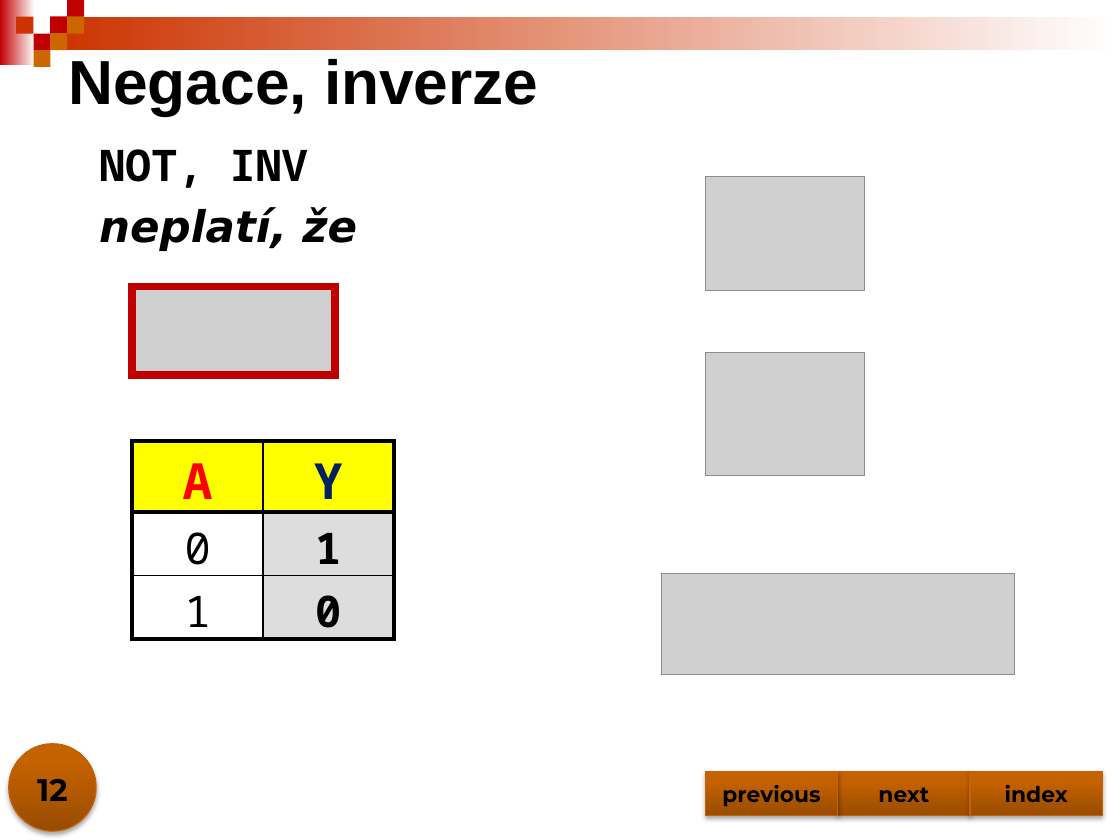
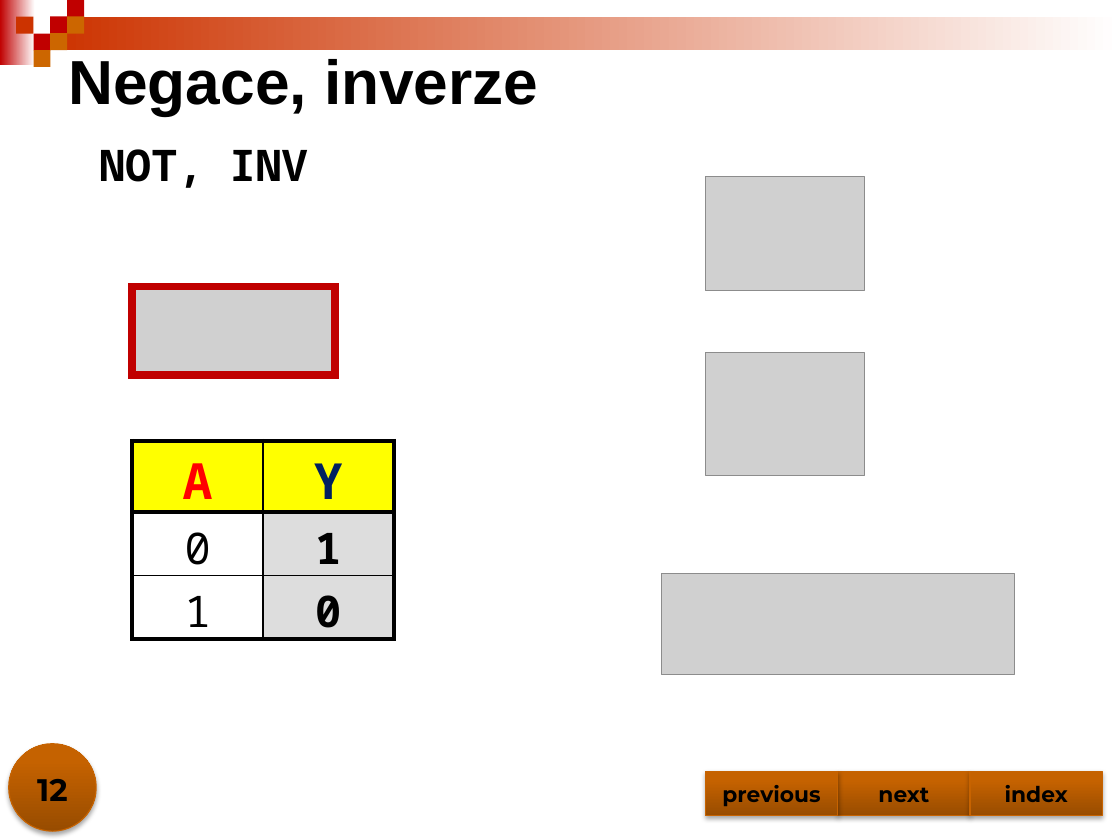
Before and after one commit to jjasik/spse, a slide deck: slide 12 of tridy/progres/files/2026-2027/dig/logicke_funkce.pptx. Drawn at 1120x840 pixels with LibreOffice and Linux fonts; fonts in the diff are those of the drawing; grey boxes stand for pictures. Boxes give left, top, right and bottom in pixels: in the first picture for what was removed or moved away, otherwise in the second. Text is boxed around its words. In the diff, an @@ line names an element or a change of style, - is before the commit and + after.

```diff
--- a/tridy/progres/files/2026-2027/dig/logicke_funkce.pptx
+++ b/tridy/progres/files/2026-2027/dig/logicke_funkce.pptx
@@ text at <box>99,208,357,251</box>: paragraph removed @@
-neplatí, že
```
Also in this commit, not shown: 2 other files.
